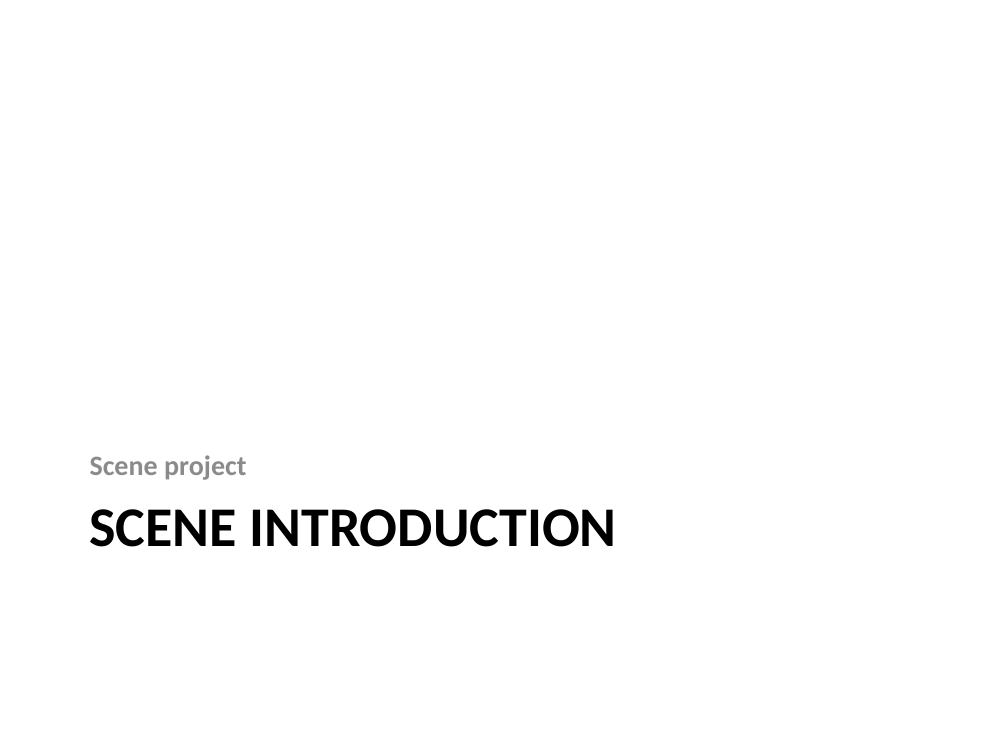
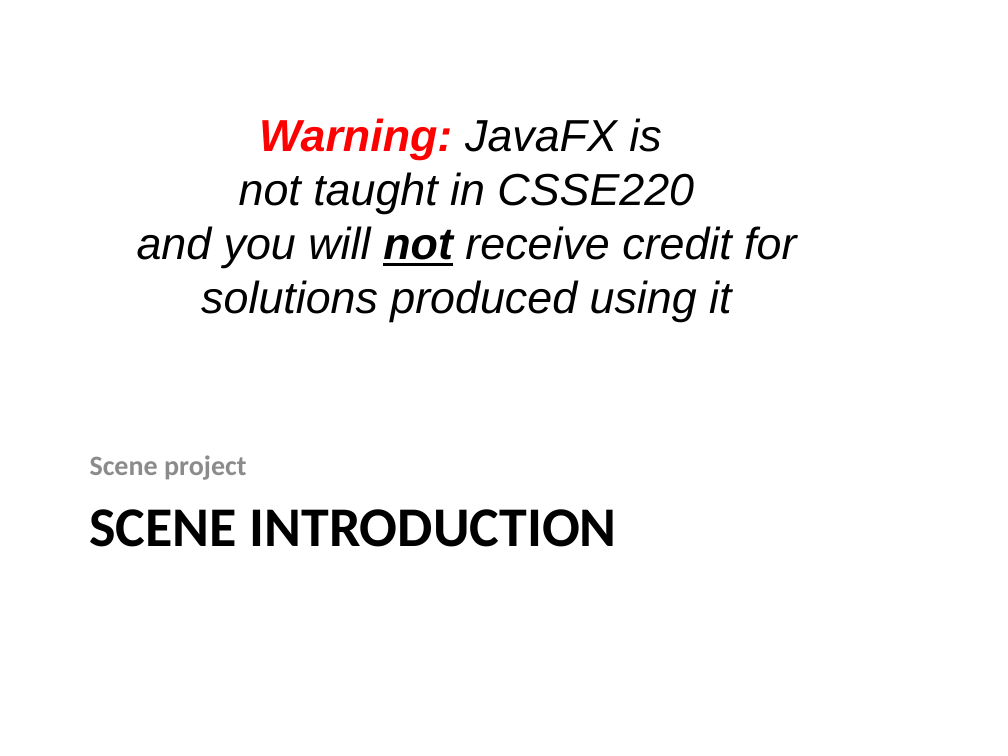
Before and after one commit to RHIT-CSSE/csse220, a slide deck: slide 14 of ClassMaterials/IntroToGraphics/Slides/Graphics.pptx. Drawn at 1008x756 pixels with LibreOffice and Linux fonts; fonts in the diff are those of the drawing. Boxes give left, top, right and bottom in pixels: in the first picture for what was removed or moved away, otherwise in the second. Text is boxed around its words. In the diff, an @@ line names an element or a change of style, - is before the commit and + after.

Commit message:
adding warning to slides

```diff
--- a/ClassMaterials/IntroToGraphics/Slides/Graphics.pptx
+++ b/ClassMaterials/IntroToGraphics/Slides/Graphics.pptx
@@ text added at (137, 118, 796, 322), 32 pt, text #000000, italic @@
+Warning: JavaFX is
+not taught in CSSE220
+and you will not receive credit for solutions produced using it
```
